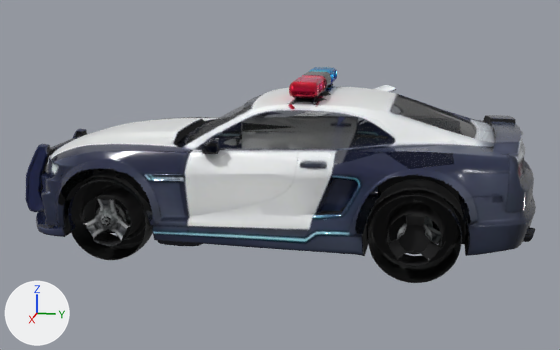
A saved change to the glTF model assets/cars/police.glb.
The view is the same before and after, from a 50 mm lens placed at (7.4, 1.53, 2.47), pointed at (0.04, 0.06, 0.63). The lights are fixed; the arrows at lower left show +X, +Y and +Z. The picture after the commit comes second. Where no turn or scale is listed for an object, it has been applied to the vertices. Vertices at exactly the same position are counted once.

The scene before the commit, as lines of its bpy script (objects in view):
```python
me_body = bpy.data.meshes.new('body')
me_body.from_pydata(...)  # 7118 vertices, 12883 faces; spans x -1.1..1.1, y -2.47..2.47, z 0.15..1.65
me_body.materials.append(mat_paint)
me_door_l = bpy.data.meshes.new('door_l')
me_door_l.from_pydata(...)  # 669 vertices, 973 faces; spans x -0.551..0.048, y 0.0..1.3, z 0.33..1.45
me_door_l.materials.append(mat_paint)
me_wheel_fl = bpy.data.meshes.new('wheel_fl')
me_wheel_fl.from_pydata(...)  # 1655 vertices, 2825 faces; spans x -0.209..0.209, y -0.407..0.407, z -0.403..0.397
me_wheel_fl.materials.append(mat_paint)
me_wheel_fr = bpy.data.meshes.new('wheel_fr')
me_wheel_fr.from_pydata(...)  # 1473 vertices, 2932 faces; spans x -0.224..0.224, y -0.409..0.403, z -0.411..0.404
me_wheel_fr.materials.append(mat_paint)
me_wheel_rl = bpy.data.meshes.new('wheel_rl')
me_wheel_rl.from_pydata(...)  # 1116 vertices, 1852 faces; spans x -0.206..0.206, y -0.394..0.392, z -0.389..0.42
me_wheel_rl.materials.append(mat_paint)
me_wheel_rr = bpy.data.meshes.new('wheel_rr')
me_wheel_rr.from_pydata(...)  # 1518 vertices, 2802 faces; spans x -0.236..0.236, y -0.392..0.391, z -0.391..0.389
me_wheel_rr.materials.append(mat_paint)
ob_body = bpy.data.objects.new('body', me_body)
ob_body.location = (0.0, 0.0, 0.0)
ob_door_l = bpy.data.objects.new('door_l', me_door_l)
ob_door_l.location = (1.051, -0.58, 0.0)
ob_wheel_fl = bpy.data.objects.new('wheel_fl', me_wheel_fl)
ob_wheel_fl.location = (0.891, -1.319, 0.404)
ob_wheel_fr = bpy.data.objects.new('wheel_fr', me_wheel_fr)
ob_wheel_fr.location = (-0.846, -1.317, 0.412)
ob_wheel_rl = bpy.data.objects.new('wheel_rl', me_wheel_rl)
ob_wheel_rl.location = (0.894, 1.414, 0.391)
ob_wheel_rr = bpy.data.objects.new('wheel_rr', me_wheel_rr)
ob_wheel_rr.location = (-0.864, 1.415, 0.393)
# also in view: 'door_r' at (-0.8, 0.07, 0.89)
```
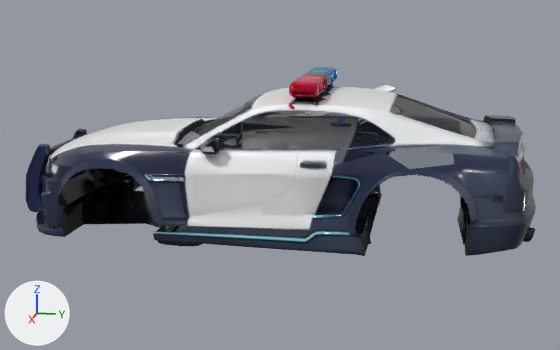
Diff of the bpy script that builds the scene:
```diff
--- a/assets/cars/police.glb.py
+++ b/assets/cars/police.glb.py
@@ me_body @@
 # used by ob_body; location = (0.0, 0.0, 0.0)
-me_body.from_pydata(...)  # 7118 vertices, 12883 faces; spans x -1.1..1.1, y -2.47..2.47, z 0.15..1.65
+me_body.from_pydata(...)  # 6798 vertices, 12361 faces; spans x -1.1..1.1, y -2.47..2.47, z 0.15..1.65
+# me_body part 1: 237 vertices removed from x -1.1..1.1, y 1.0..1.83, z 0.2..0.83
+# me_body part 2: 42 vertices removed from x 0.68..1.1, y -1.75..-0.91, z 0.21..0.72
+# me_body part 3: 41 vertices removed from x -1.07..-0.62, y -1.74..-0.91, z 0.27..0.82
 me_body.materials.append(mat_paint)
@@ ob_wheel_fl @@
-ob_wheel_fl = bpy.data.objects.new('wheel_fl', me_wheel_fl)
-ob_wheel_fl.location = (0.891, -1.319, 0.404)
@@ ob_wheel_fr @@
-ob_wheel_fr = bpy.data.objects.new('wheel_fr', me_wheel_fr)
-ob_wheel_fr.location = (-0.846, -1.317, 0.412)
@@ ob_wheel_rl @@
-ob_wheel_rl = bpy.data.objects.new('wheel_rl', me_wheel_rl)
-ob_wheel_rl.location = (0.894, 1.414, 0.391)
@@ ob_wheel_rr @@
-ob_wheel_rr = bpy.data.objects.new('wheel_rr', me_wheel_rr)
-ob_wheel_rr.location = (-0.864, 1.415, 0.393)
```

Where the change shows, as pixel boxes [x1, y1, x2, y2] in the pictures (560 x 350 px):
'wheel_rl', deleted: before [368, 189, 462, 283]
'wheel_fl', deleted: before [68, 168, 153, 260]
'wheel_fr', deleted (mostly hidden): before [165, 132, 211, 153]
part 1 of me_body, deleted: before [366, 151, 464, 244]
part 2 of me_body, deleted: before [63, 177, 186, 233]
part 3 of me_body, deleted (mostly hidden): before [157, 130, 214, 152]
